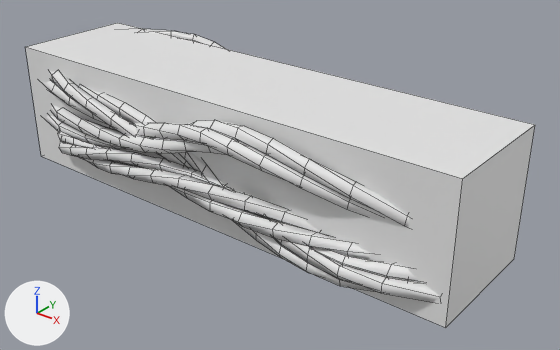
Renders of the FBX model Assets/Will_K/Models/Obj_PlatformON.fbx from each side of a commit.
Both versions are drawn from a 50 mm lens placed at (5.6, -3.6, 2.87), pointed at (2.26, 0.58, 0.27). Every picture has the same lights, and +X, +Y and +Z are marked at lower left. Mesh edges are drawn as thin lines. Where no turn or scale is listed for an object, it has been applied to the vertices.

The first picture shows 'Obj_PlatformVines.001'.
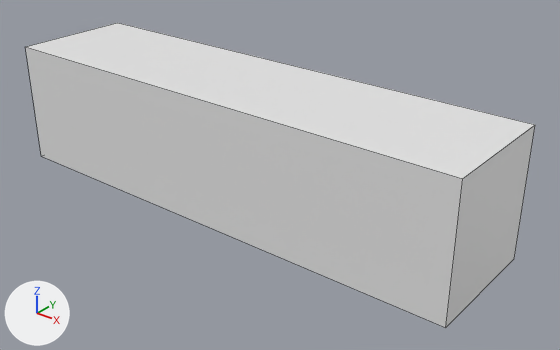
Patch to the scene script:
```diff
--- a/Assets/Will_K/Models/Obj_PlatformON.fbx.py
+++ b/Assets/Will_K/Models/Obj_PlatformON.fbx.py
@@ me_cable_018 @@
 # used by ob_obj_platformvines_001; location = (0.0, 0.0, 0.0)
-me_cable_018.from_pydata(...)  # 1508 vertices, 1416 faces; spans x 0.0..4.0, y -0.22..1.29, z 0.0..1.04
+me_cable_018.from_pydata(...)  # 8 vertices, 6 faces; spans x 0.0..4.0, y 0.0..1.0, z 0.0..1.0
+# me_cable_018 part 1: 18 loose pieces with 1500 vertices, spanning x 0.02..3.97, y -0.22..1.29, z 0.01..1.04, are deleted
+# me_cable_018 part 2: the surface is now shaded flat
```

Changed parts and their boxes (x1, y1, x2, y2) in the pictures (560 x 350 px):
part 1 of me_cable_018, deleted
    before: (40, 29, 440, 303)
